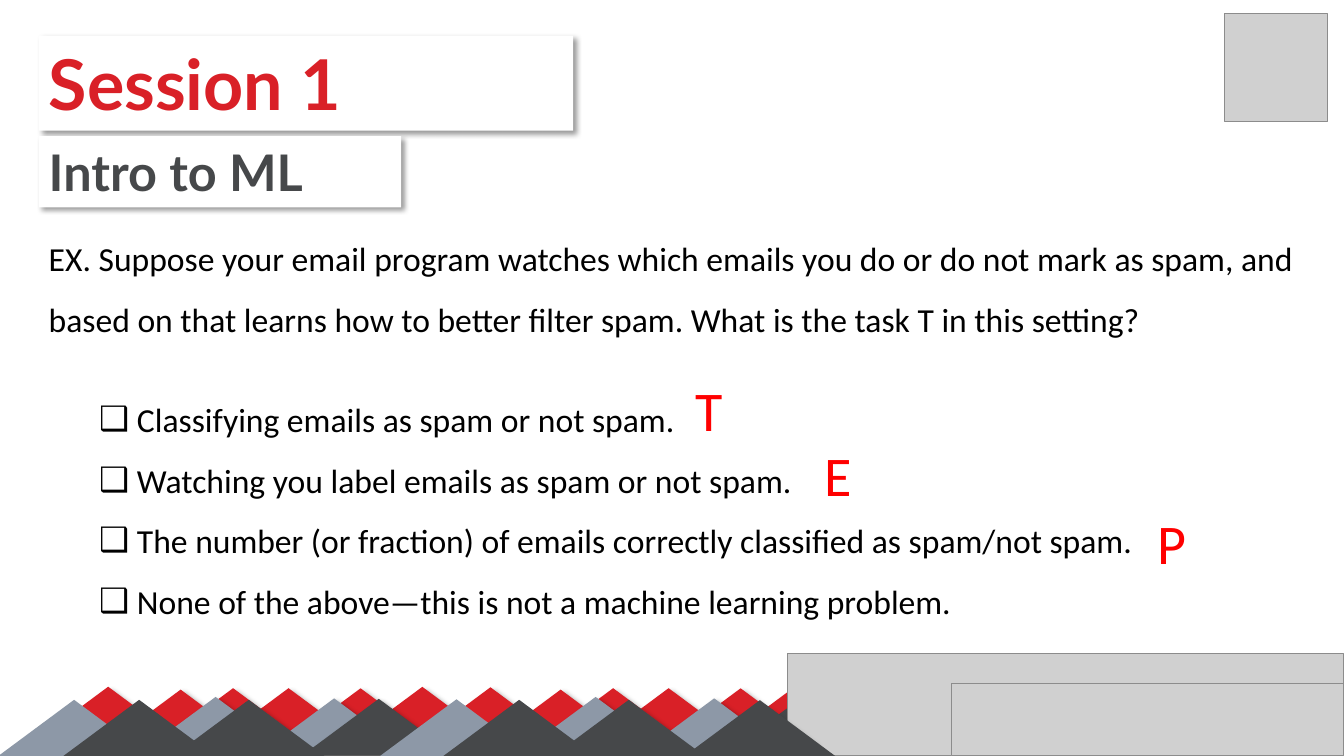
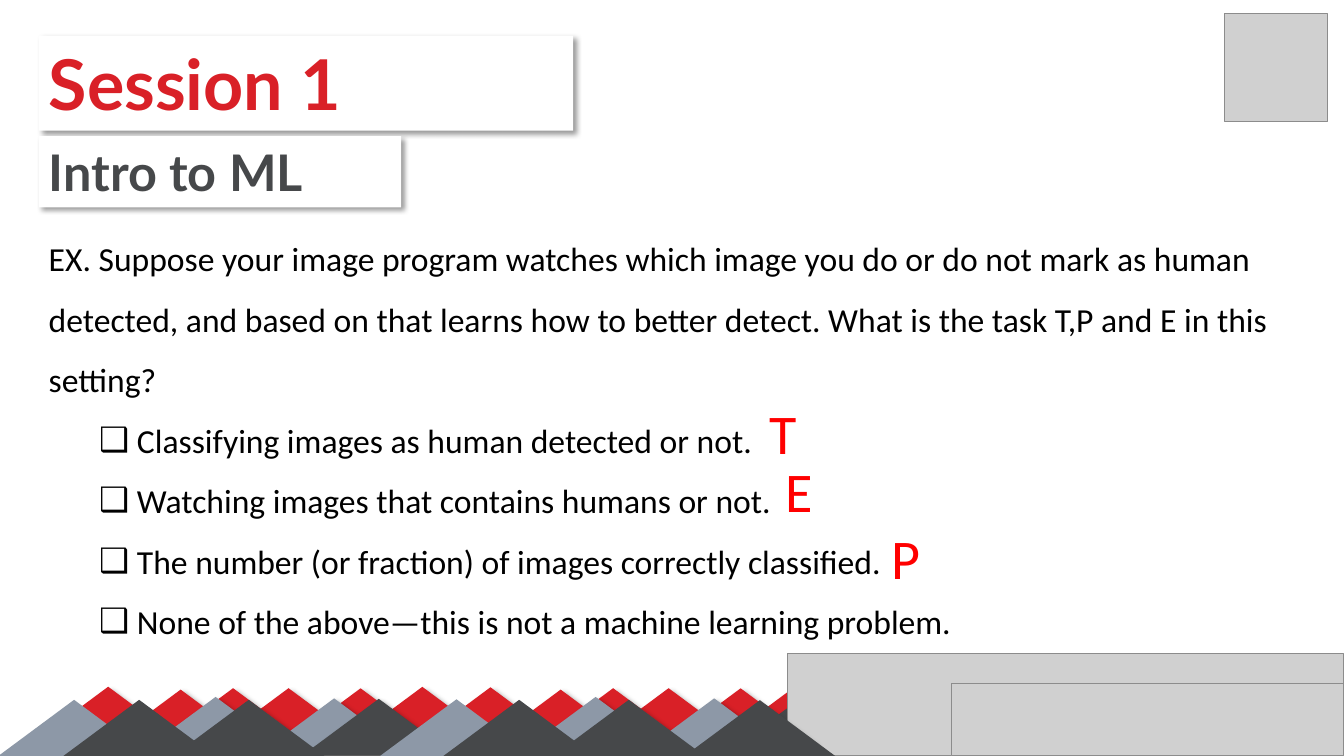
Before and after one commit to SalmaGira/machine-learning-workshop-Kvector, a slide deck: slide 6 of Sessions/Session 1/Session_01.pptx. Drawn at 1344x756 pixels with LibreOffice and Linux fonts; fonts in the diff are those of the drawing; grey boxes stand for pictures. Boxes give left, top, right and bottom in pixels: in the first picture for what was removed or moved away, otherwise in the second. Text is boxed around its words. In the diff, an @@ line names an element or a change of style, - is before the commit and + after.

```diff
--- a/Sessions/Session 1/Session_01.pptx
+++ b/Sessions/Session 1/Session_01.pptx
@@ text at (x1=49, y1=247, x2=1267, y2=580): text changed @@
-EX. Suppose your email program watches which emails you do or do not mark as spam, and based on that learns how to better filter spam. What is the task T in this setting?
-  ❑ Classifying emails as spam or not spam.
-  ❑ Watching you label emails as spam or not spam.
-  ❑ The number (or fraction) of emails correctly classified as spam/not spam.
+EX. Suppose your image program watches which image you do or do not mark as human detected, and based on that learns how to better detect. What is the task T,P and E in this setting?
+  ❑ Classifying images as human detected or not.
+  ❑ Watching images that contains humans or not.
+  ❑ The number (or fraction) of images correctly classified.
@@ text "T" moved from (x1=696, y1=395, x2=723, y2=431) to (x1=770, y1=418, x2=797, y2=454) @@
@@ text "E" moved from (x1=825, y1=460, x2=852, y2=496) to (x1=786, y1=476, x2=813, y2=512) @@
@@ text "P" moved from (x1=1158, y1=528, x2=1187, y2=564) to (x1=891, y1=543, x2=920, y2=579) @@
```
Also in this commit, not shown: 5 other slides changed, 9 slides added, 3 slides removed.
